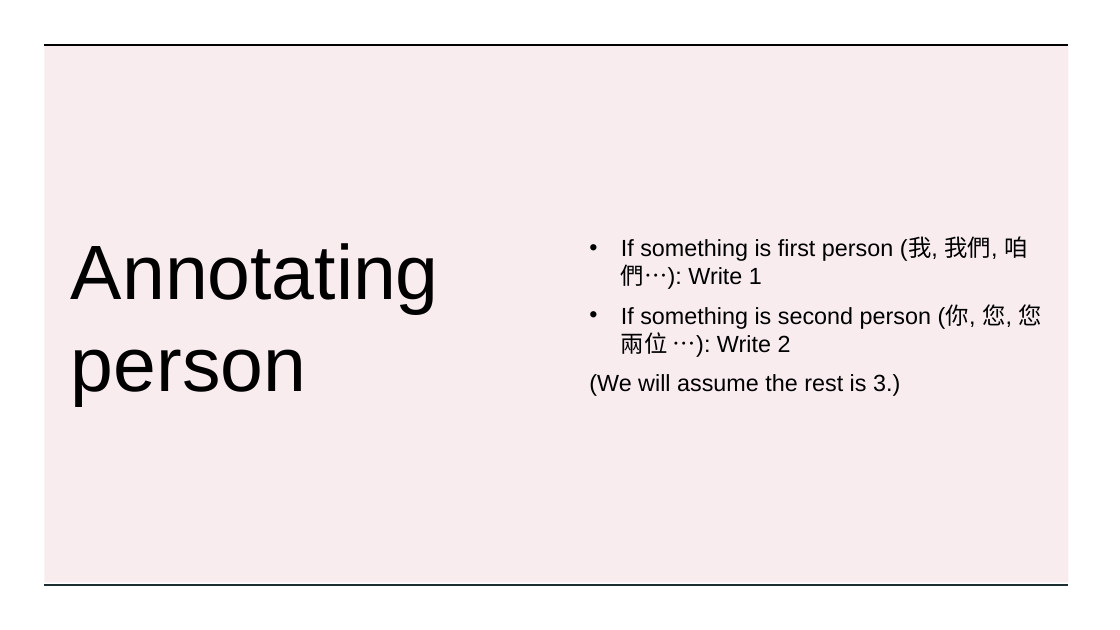
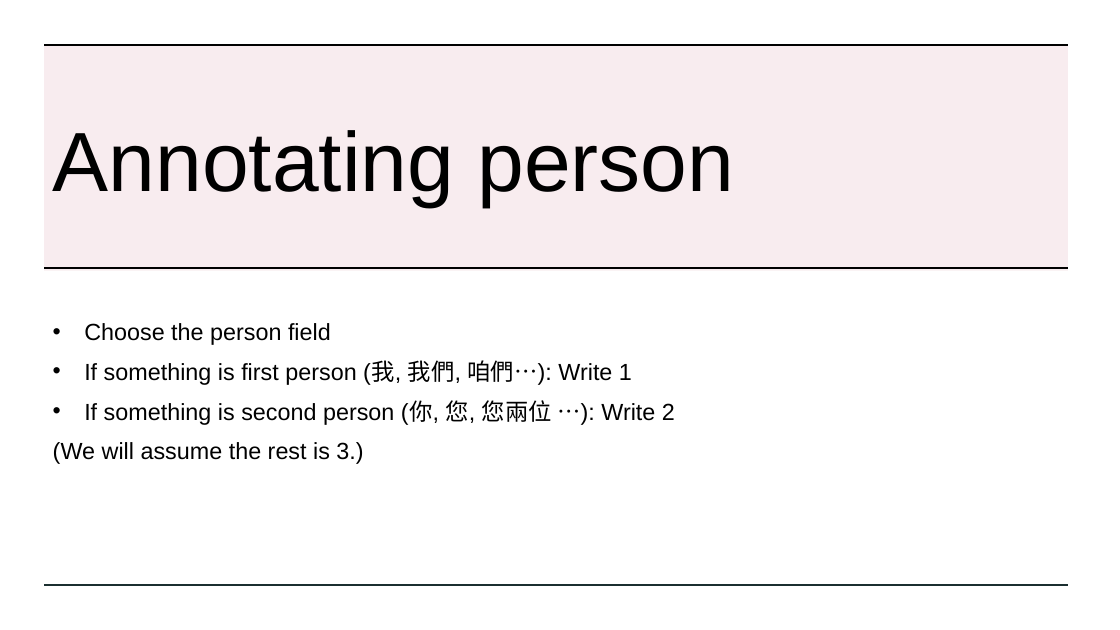
Before and after one commit to kayaulai/taiwan-mandarin-corpus-annotation, a slide deck: slide 4 of Taiwan Mandarin accessibility project – final step.pptx. Drawn at 1120x630 pixels with LibreOffice and Linux fonts; fonts in the diff are those of the drawing. Boxes give left, top, right and bottom in pixels: in the first picture for what was removed or moved away, otherwise in the second. Text is boxed around its words. In the diff, an @@ line names an element or a change of style, - is before the commit and + after.

```diff
--- a/Taiwan Mandarin accessibility project – final step.pptx
+++ b/Taiwan Mandarin accessibility project – final step.pptx
@@ rectangle resized from (x1=45, y1=45, x2=1069, y2=583) to (x1=44, y1=45, x2=1068, y2=271) @@
@@ title "Annotating person" moved from (x1=71, y1=243, x2=439, y2=406) to (x1=53, y1=130, x2=734, y2=207) @@
@@ title "Annotating person" at (x1=53, y1=130, x2=734, y2=207): size 66 to 72 pt @@
@@ line added from (45, 268) to (1069, 268), #000000 2.25 pt @@
@@ text "Choose the person field" moved from (x1=589, y1=236, x2=1042, y2=396) to (x1=53, y1=323, x2=675, y2=464) @@
@@ text "Choose the person field" at (x1=53, y1=323, x2=675, y2=464): vertical alignment middle to top @@
@@ text at (x1=84, y1=323, x2=331, y2=345): paragraph added @@
+• Choose the person field
```
Also in this commit, not shown: 2 other slides changed.
